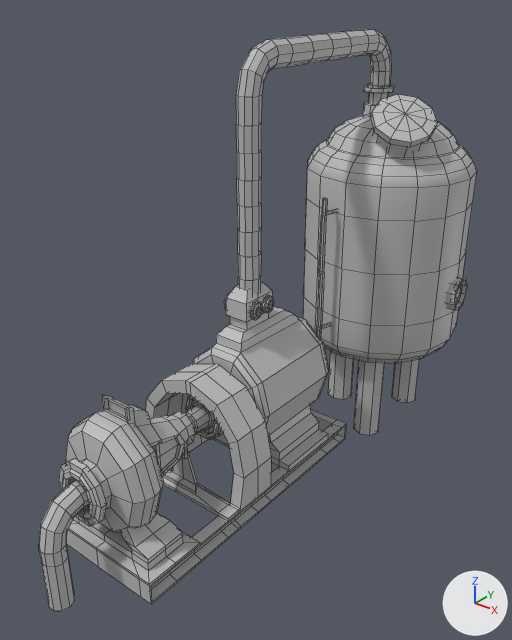
A saved change to the FBX model Assets/Models/Environment/_Buildings/8_LandWaterExtraction/4_LandWaterExtraction_ElectricPump/4_LandWaterExtraction_ElectricPump.fbx.
The view is the same before and after, from a camera (50 mm lens) standing at (2.106, -2.402, 2.535) and looking at (0.018, 0.208, 0.917). The lights are fixed; the arrows at lower right show +X, +Y and +Z. The first picture is the older version. Mesh edges are drawn as thin lines. Where no turn or scale is listed for an object, it has been applied to the vertices. Vertices at exactly the same position are counted once.

Names of what the first picture shows: 'ElectricPump', 'Tube'.
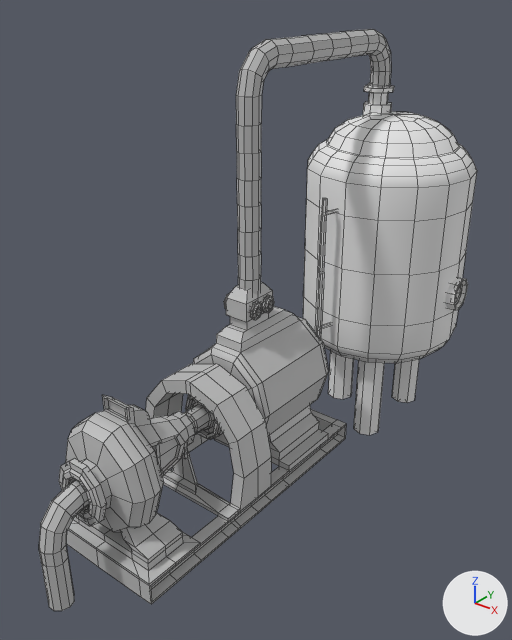
Location of each change, (x1, y1, x2, y2) in pixels of the pictures (512 x 640 px):
```json
{"part": 1, "of": "me_electricpump", "change": "deleted", "before": [371, 94, 437, 157]}
{"part": 2, "of": "me_electricpump", "change": "recoloured", "before": [303, 83, 477, 435], "after": [303, 83, 477, 435]}
```

Scene script edits in JSON lines:
```json
{"op": "add", "block": "mat_boiler", "code": ["mat_boiler = principled_material('Boiler')", "mat_boiler.base_color = (0.8, 0.8, 0.8)  # white #e7e7e7", "mat_boiler.roughness = 0.553"]}
{"block": "me_electricpump", "where": "# used by ob_electricpump; location = (0.0, 0.0, 0.0)"}
{"op": "remove", "block": "me_electricpump", "code": "me_electricpump.from_pydata(...)  # 1792 vertices, 1835 faces; spans x -0.42..0.64, y -0.97..1.9, z -0.16..1.96"}
{"op": "add", "block": "me_electricpump", "code": "me_electricpump.from_pydata(...)  # 1740 vertices, 1775 faces; spans x -0.42..0.64, y -0.97..1.9, z -0.16..1.96"}
{"block": "me_electricpump", "change": "me_electricpump part 1: the loose piece of 52 vertices spanning x 0.1..0.46, y 0.96..1.32, z 1.62..1.95 is deleted"}
{"block": "me_electricpump", "change": "me_electricpump part 2: 552 faces spanning x -0.4..0.64, y 0.79..1.9, z -0.16..1.96 switch from mat_base (its picture is missing) to mat_boiler (white #e7e7e7)"}
```
